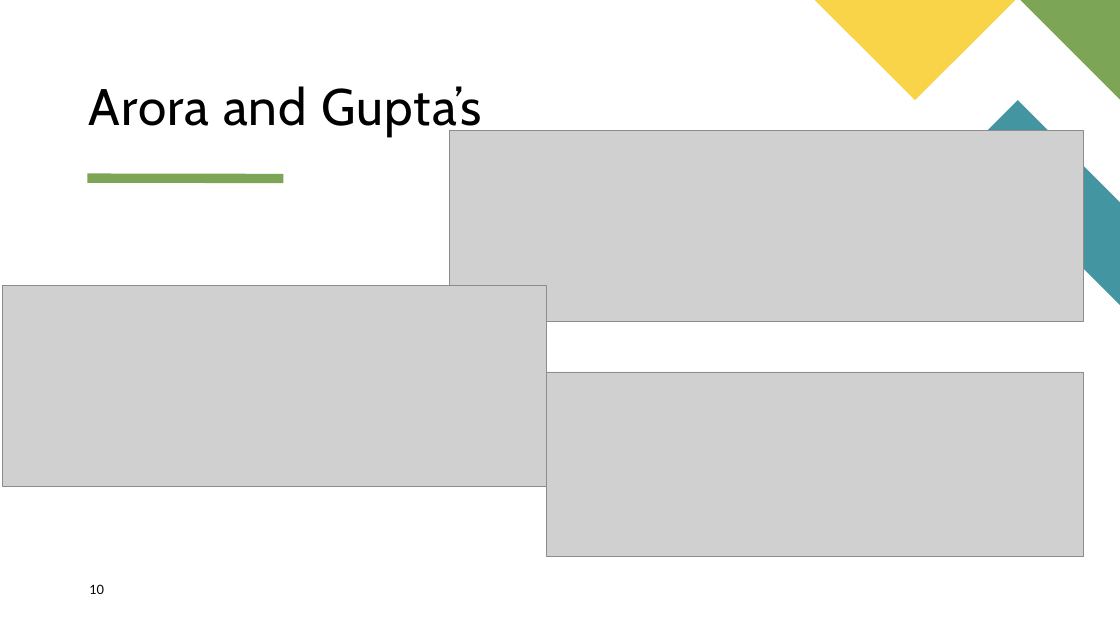
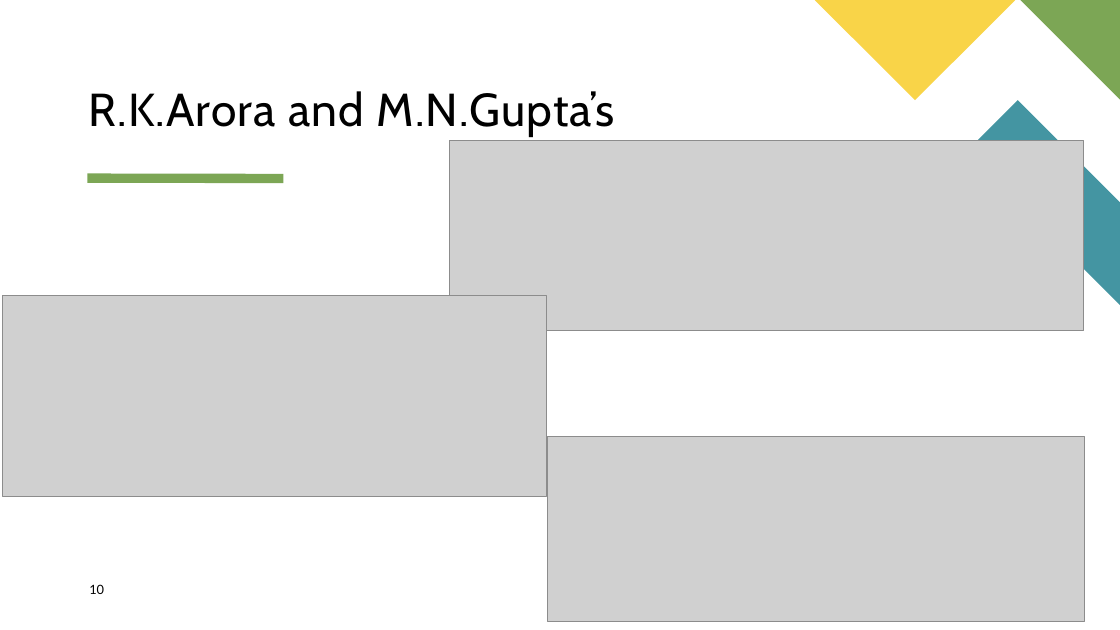
Before and after one commit to adisarip/DS_Project, a slide deck: slide 10 of presentation/Presentation.pptx. Drawn at 1120x630 pixels with LibreOffice and Linux fonts; fonts in the diff are those of the drawing; grey boxes stand for pictures. Boxes give left, top, right and bottom in pixels: in the first picture for what was removed or moved away, otherwise in the second. Text is boxed around its words. In the diff, an @@ line names an element or a change of style, - is before the commit and + after.

```diff
--- a/presentation/Presentation.pptx
+++ b/presentation/Presentation.pptx
@@ title at (89, 91, 614, 137): text changed; size 44 to 39.6 pt @@
-Arora and Gupta’s
+R.K.Arora and M.N.Gupta’s
@@ picture: place and size @@
-picture at (450, 131, 1085, 322)
+picture at (450, 140, 1085, 331)
@@ picture: place and size @@
-picture at (3, 286, 547, 486)
+picture at (3, 295, 547, 496)
@@ picture: place and size @@
-picture at (547, 372, 1084, 557)
+picture at (548, 437, 1085, 622)
```
Also in this commit, not shown: 9 other slides changed.
